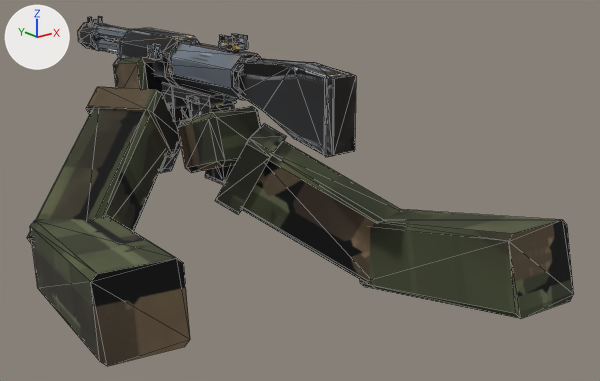
A saved change to the FBX model apocalipsis-arte/armas/subfusil/clips/Subfusil_VM_Equipar.fbx.
The view is the same before and after, from a 50 mm camera at (-0.0239, -0.0316, 0.0059) aimed at (0.0055, 0.0051, -0.0088). Arrows for +X, +Y and +Z are at upper left; the lights stay in place. The picture after the commit comes second. Mesh edges are drawn as thin lines. Where no turn or scale is listed for an object, it has been applied to the vertices.

In view in the first picture: 'Cuerpo_VM', 'LeftHand', 'LeftLowerArm', 'LeftUpperArm', 'RightHand', 'RightLowerArm', 'RightUpperArm' and 2 more.
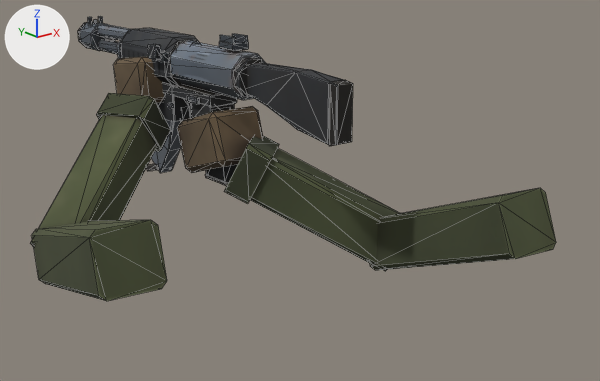
The newer file is also turned or shifted as a whole; pictures and numbers use the older file's frame.

Where the change shows, as pixel boxes (x1, y1, x2, y2) in the pictures (600 x 381 px; the box of a moved part takes in the faces that stretch with it):
'RightUpperArm', reshaped (13% narrower, 25% shorter): before (360, 209, 574, 318); after (370, 188, 556, 270)
'LeftUpperArm', reshaped (16% narrower, 46% shorter): before (30, 216, 190, 366); after (32, 220, 167, 301)
'Cuerpo_VM', reshaped: before (78, 16, 356, 185); after (78, 16, 353, 186)
'RightLowerArm', reshaped (15% shorter): before (215, 123, 401, 282); after (224, 136, 400, 271)
'LeftLowerArm', reshaped (7% narrower): before (27, 87, 179, 244); after (30, 93, 171, 247)
part 1 of me_cuerpo_001, moved or reshaped: before (326, 72, 356, 157); after (329, 80, 353, 146)
part 2 of me_cuerpo_001, moved or reshaped: before (239, 59, 347, 156); after (247, 63, 343, 145)
part 3 of me_cuerpo_001, surface changed: (78, 16, 353, 185) in both
part 4 of me_rightlowerarm, rebuilt (13% shorter): before (242, 141, 401, 282); after (250, 148, 400, 271)
part 5 of me_rightlowerarm, rebuilt (22% narrower, 25% shorter): before (215, 123, 286, 214); after (224, 136, 279, 204)
part 7 of me_leftlowerarm, rebuilt (9% narrower): before (27, 109, 167, 244); after (30, 115, 157, 247)
part 8 of me_leftlowerarm, rebuilt (19% narrower, 17% shorter): before (86, 87, 179, 158); after (96, 93, 171, 152)

What changed in the scene script:
```text
Change me_leftupperarm:
    used by ob_leftupperarm; location = (-0.0085, -0.001, -0.01)
    remove me_leftupperarm.from_pydata(...)  # 16 vertices, 28 faces; spans x -0.00217..0.00406, y -0.00104..0.0123, z -0.00344..0.00212
    add me_leftupperarm.from_pydata(...)  # 16 vertices, 28 faces; spans x -0.00165..0.00331, y -0.00012..0.01297, z -0.00307..0.00364
    me_leftupperarm part 9: the whole mesh is rebuilt
Change me_rightupperarm:
    used by ob_rightupperarm; location = (0.009, -0.009, -0.01)
    remove me_rightupperarm.from_pydata(...)  # 16 vertices, 28 faces; spans x -0.00215..0.00319, y -0.00113..0.01227, z -0.00478..0.00214
    add me_rightupperarm.from_pydata(...)  # 16 vertices, 28 faces; spans x -0.00166..0.0033, y -0.00024..0.01274, z -0.00405..0.00363
    me_rightupperarm part 6: the whole mesh is rebuilt
Change me_rightlowerarm:
    used by ob_rightlowerarm; location = (0.01004, 0.00214, -0.01264)
    remove me_rightlowerarm.from_pydata(...)  # 32 vertices, 56 faces; spans x -0.00837..0.00228, y -0.00219..0.00916, z -0.00195..0.00701
    add me_rightlowerarm.from_pydata(...)  # 32 vertices, 56 faces; spans x -0.00769..0.00228, y -0.00135..0.00863, z -0.00129..0.00655
    me_rightlowerarm part 4: the loose piece of 16 vertices spanning x -0.00774..0.00228, y -0.00219..0.00849, z -0.00195..0.00651 is rebuilt with 16 vertices and now spans x -0.00709..0.00228, y -0.00135..0.00803, z -0.00129..0.0061
    me_rightlowerarm part 5: the loose piece of 16 vertices spanning x -0.00837..-0.00279, y 0.0037..0.00916, z 0.0023..0.00701 is rebuilt with 16 vertices and now spans x -0.00769..-0.00334, y 0.00428..0.00863, z 0.0028..0.00655
Change me_leftlowerarm:
    used by ob_leftlowerarm; location = (-0.00661, 0.01027, -0.01132)
    remove me_leftlowerarm.from_pydata(...)  # 32 vertices, 56 faces; spans x -0.00222..0.00925, y -0.0024..0.00726, z -0.00185..0.00803
    add me_leftlowerarm.from_pydata(...)  # 32 vertices, 56 faces; spans x -0.00191..0.00864, y -0.00123..0.00664, z -0.00155..0.00758
    me_leftlowerarm part 7: the loose piece of 16 vertices spanning x -0.00222..0.00856, y -0.0024..0.00668, z -0.00185..0.00748 is rebuilt with 16 vertices and now spans x -0.00191..0.00799, y -0.00123..0.00616, z -0.00155..0.00706
    me_leftlowerarm part 8: the loose piece of 16 vertices spanning x 0.0037..0.00925, y 0.00148..0.00726, z 0.00346..0.00803 is rebuilt with 16 vertices and now spans x 0.00431..0.00864, y 0.00219..0.00664, z 0.0039..0.00758
Change me_cuerpo_001:
    where me_cuerpo_001.from_pydata(...)  # 348 vertices, 592 faces; spans x -0.0015..0.0015, y -0.0118..0.0178, z -0.0024..0.0067
    used by ob_cuerpo_vm; location = (0.0036, 0.011, -0.0066)
    me_cuerpo_001 part 1: the loose piece of 16 vertices spanning x -0.0008..0.0008, y -0.0118..-0.0112, z 0.0014..0.0056 is scaled about its middle by (0.705, 1, 0.777), then moved by (0.0, 0.0, 0.0001)
    me_cuerpo_001 part 2: the loose piece of 28 vertices spanning x -0.0008..0.0008, y -0.0112..-0.0034, z 0.0014..0.0058 is scaled about its middle by (0.69, 1, 0.795), then moved by (0.0, 0.0, 0.0001)
    me_cuerpo_001 part 3: 538 kept faces spanning x -0.0015..0.0015, y -0.0118..0.0178, z -0.0024..0.0067 get new texture (UV) coordinates
```
